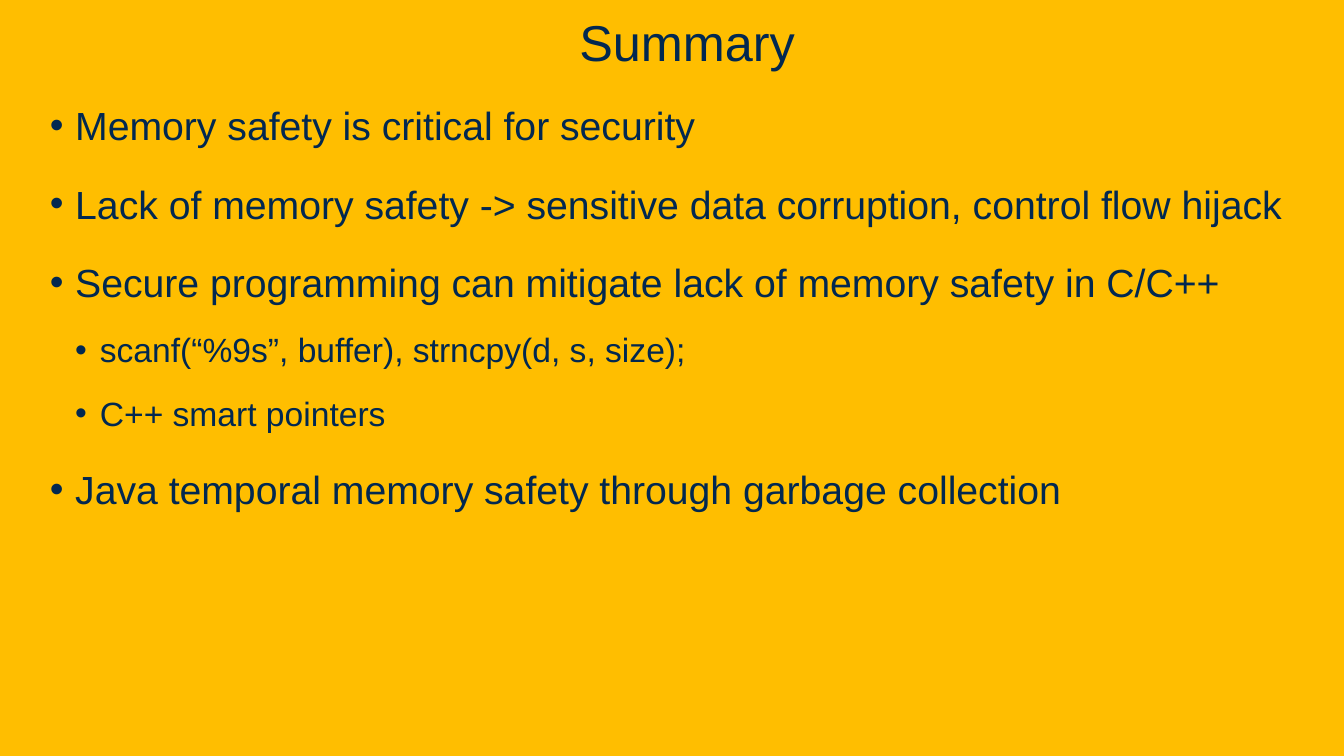
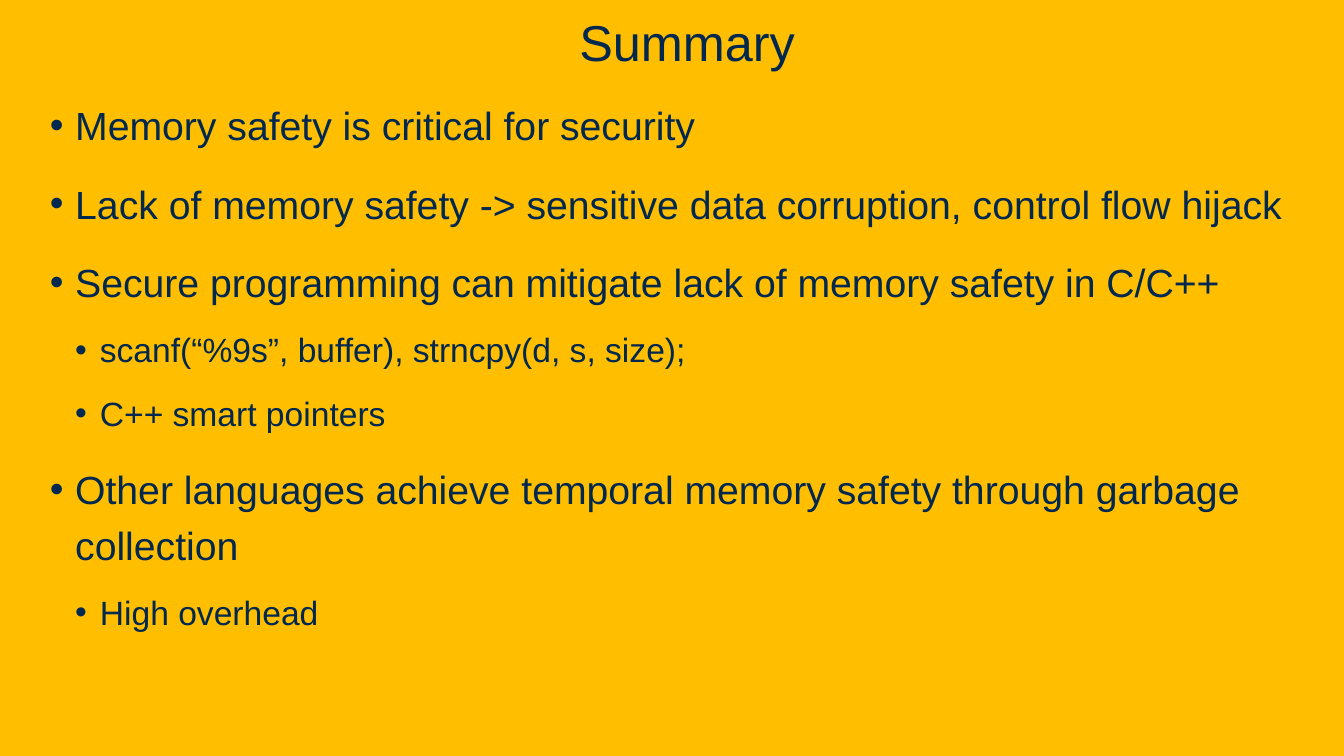
Before and after one commit to davsec-teaching/ECS160-Winter2025, a slide deck: slide 105 of slides/9_software_security.pptx (slide 97 before the commit). Drawn at 1344x756 pixels with LibreOffice and Linux fonts; fonts in the diff are those of the drawing; background and template pictures are left out. Boxes give left, top, right and bottom in pixels: in the first picture for what was removed or moved away, otherwise in the second. Text is boxed around its words. In the diff, an @@ line names an element or a change of style, - is before the commit and + after.

```diff
--- a/slides/9_software_security.pptx
+++ b/slides/9_software_security.pptx
@@ text at (75,475,1240,632): text changed @@
-• Java temporal memory safety through garbage collection
+• Other languages achieve temporal memory safety through garbage collection
+  • High overhead
```
Also in this commit, not shown: 9 other slides changed, 16 slides added.
